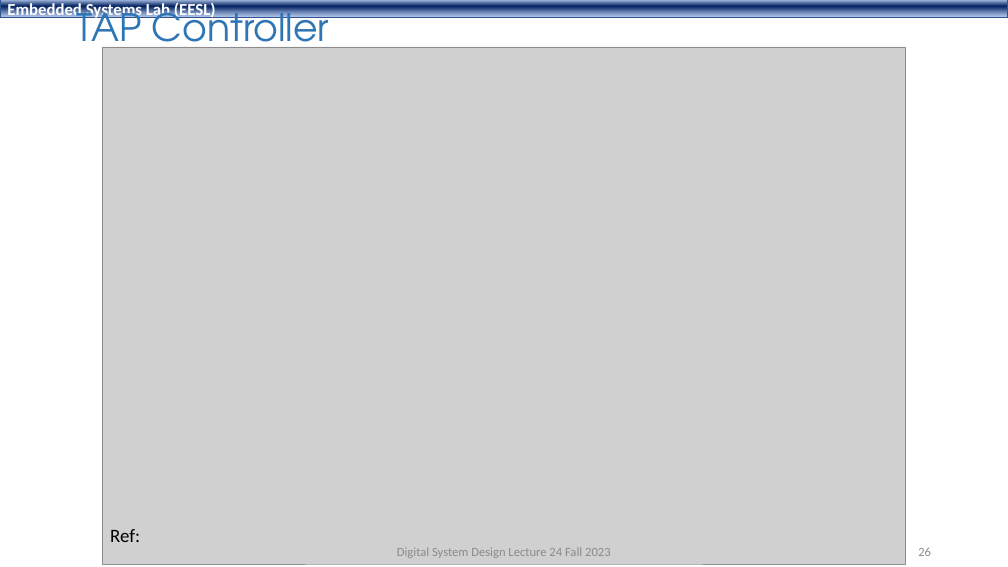
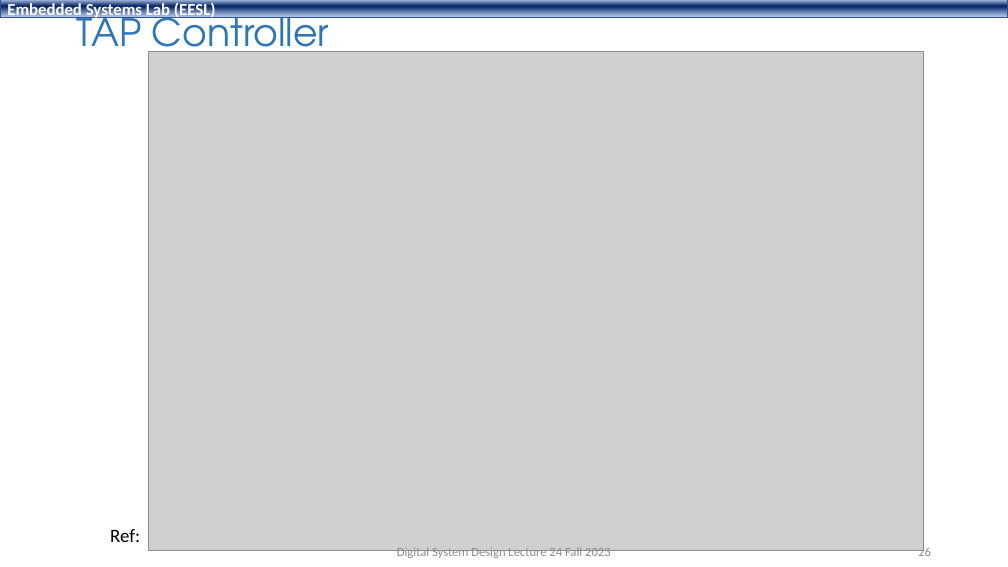
Before and after one commit to shahidmasud/shahidmasud.github.io, a slide deck: slide 26 of DSD_Lec24_Fall2023.ppsx. Drawn at 1008x567 pixels with LibreOffice and Linux fonts; fonts in the diff are those of the drawing; grey boxes stand for pictures; background and template pictures are left out. Boxes give left, top, right and bottom in pixels: in the first picture for what was removed or moved away, otherwise in the second. Text is boxed around its words. In the diff, an @@ line names an element or a change of style, - is before the commit and + after.

```diff
--- a/DSD_Lec24_Fall2023.ppsx
+++ b/DSD_Lec24_Fall2023.ppsx
@@ title "TAP Controller" rewrapped from (x1=77, y1=2, x2=329, y2=59) to (x1=77, y1=7, x2=329, y2=52) @@
@@ picture resized from (x1=103, y1=47, x2=905, y2=564) to (x1=148, y1=51, x2=923, y2=551) @@
```
Also in this commit, not shown: 5 other slides changed, 2 slides added, 1 other file.
